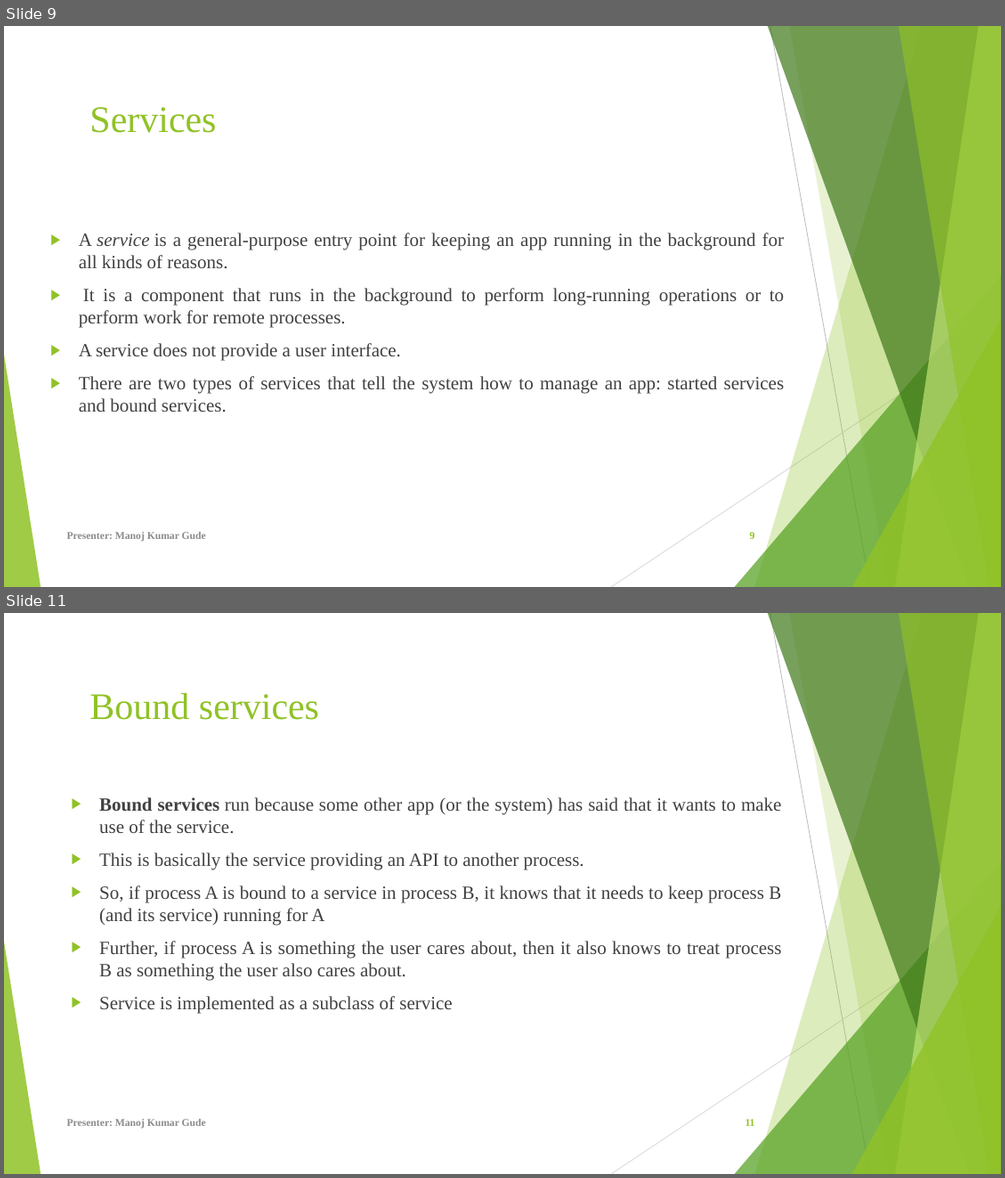
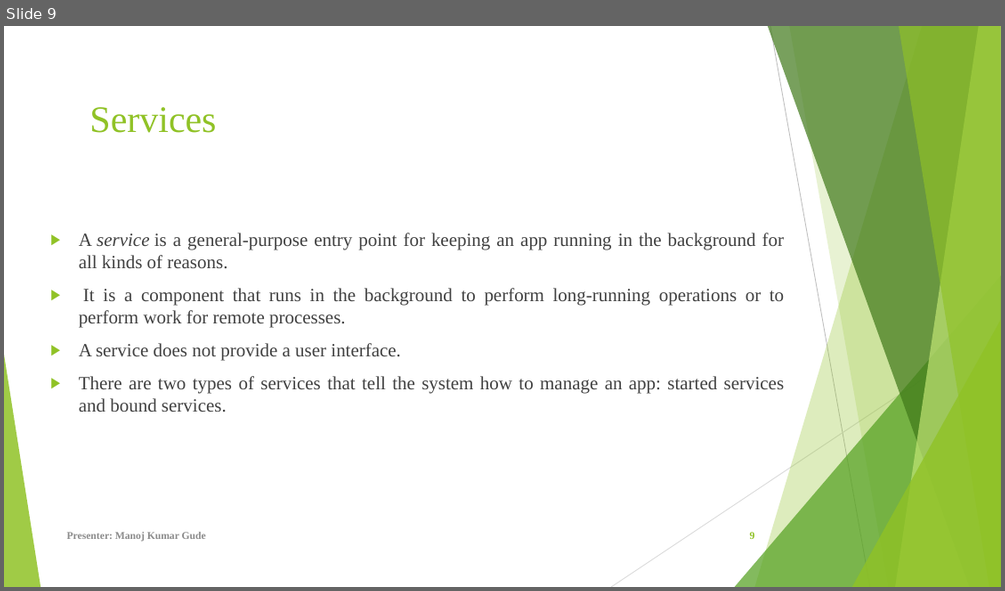
Before and after one commit to Sec03Team05Fall22GDP1/FreebiesforNewbies, a slide deck: Project_Files/Sprint 6/FreeBies For NewBies.pptx. Shown one above the other, each under a label of ours: slides 9 and 11 before the commit, slide 9 after it; the slides between them are not shown. The pictures are 1005x1178 and 1005x591 pixels, drawn with LibreOffice and Linux fonts; fonts in the diff are those of the drawing. Boxes give left, top, right and bottom in pixels: in the first picture for what was removed or moved away, otherwise in the second. Text is boxed around its words. In the diff, an @@ line names an element or a change of style, - is before the commit and + after.

```diff
--- a/Project_Files/Sprint 6/FreeBies For NewBies.pptx
+++ b/Project_Files/Sprint 6/FreeBies For NewBies.pptx
@@ slide 11 removed at box(4, 613, 1001, 1174), background #FFFFFF; not listed: 10 template elements that a slide beside it also shows @@
@@ title removed at box(89, 693, 319, 720) @@
-Bound services
@@ text removed at box(99, 797, 782, 1013) @@
-▶ Bound services run because some other app (or the system) has said that it wants to make use of the service.
-▶ This is basically the service providing an API to another process.
-▶ So, if process A is bound to a service in process B, it knows that it needs to keep process B (and its service) running for A
-▶ Further, if process A is something the user cares about, then it also knows to treat process B as something the user also cares about.
-▶ Service is implemented as a subclass of service
@@ text removed at box(67, 1119, 206, 1128) @@
-Presenter: Manoj Kumar Gude
@@ page number removed at box(745, 1119, 755, 1126) @@
-11
```
Also in this commit, not shown: 5 slides changed, 8 slides added, 1 other slide removed.
